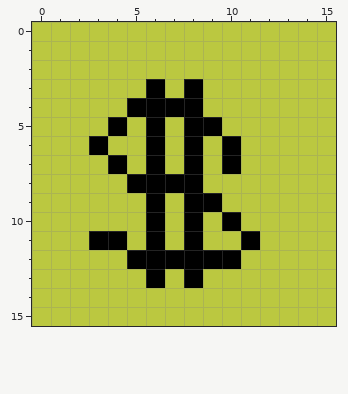
Pixel-art sprite, stored at MobileGame/Assets/Art/Tiles/Sell.png. Above: the version before the commit.
The file is 16x16 pixels.
After:
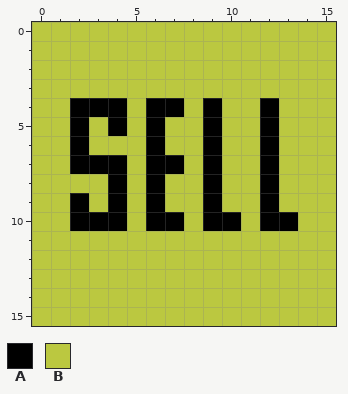
Palette (. is transparent): A #000000  B #bbc840
Changes in this commit:
@@ x 0..15 @@
  2 BBBBBBBBBBBBBBBB
- 3 BBBBBBABABBBBBBB
- 4 BBBBBAAAABBBBBBB
- 5 BBBBABABAABBBBBB
- 6 BBBABBABABABBBBB
- 7 BBBBABABABABBBBB
- 8 BBBBBAAAABBBBBBB
- 9 BBBBBBABAABBBBBB
-10 BBBBBBABABABBBBB
-11 BBBAABABABBABBBB
-12 BBBBBAAAAAABBBBB
-13 BBBBBBABABBBBBBB
+ 3 BBBBBBBBBBBBBBBB
+ 4 BBAAABAABABBABBB
+ 5 BBABABABBABBABBB
+ 6 BBABBBABBABBABBB
+ 7 BBAAABAABABBABBB
+ 8 BBBBABABBABBABBB
+ 9 BBABABABBABBABBB
+10 BBAAABAABAABAABB
+11 BBBBBBBBBBBBBBBB
+12 BBBBBBBBBBBBBBBB
+13 BBBBBBBBBBBBBBBB
 14 BBBBBBBBBBBBBBBB
Where, in picture pixels (left, top, right, bottom), the same in both pictures:
changed: (70, 79, 298, 288)
